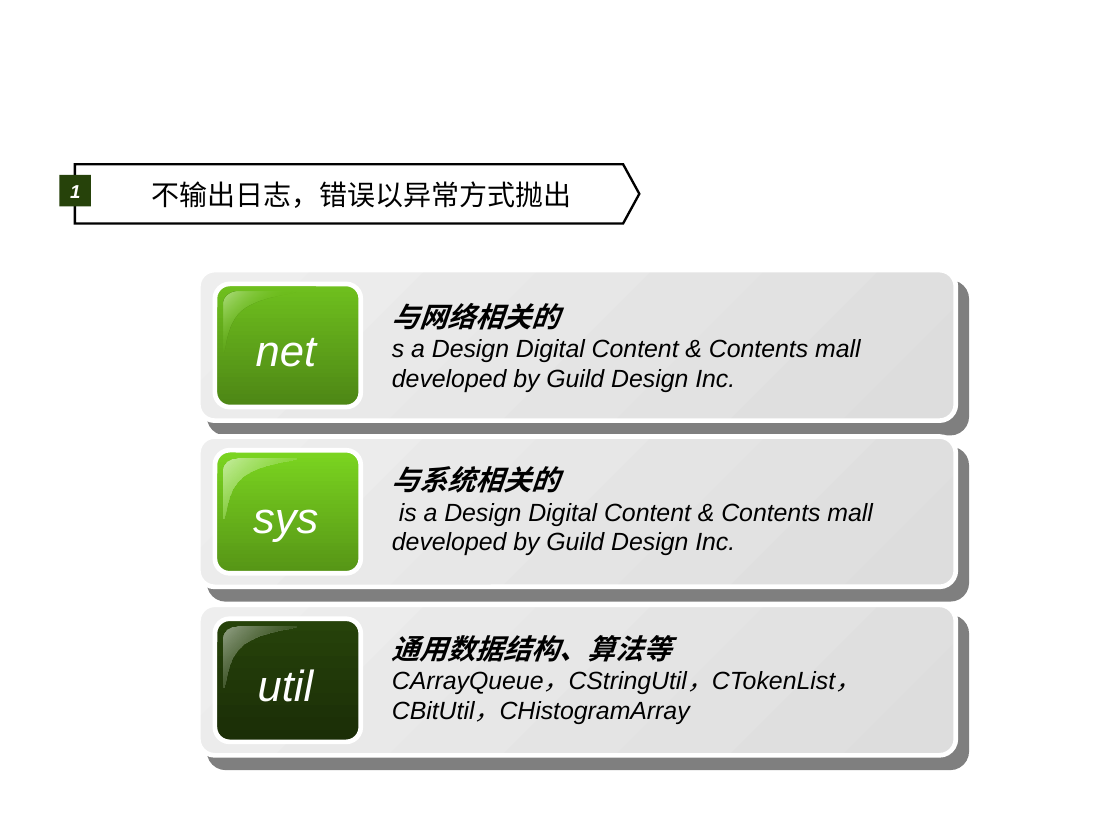
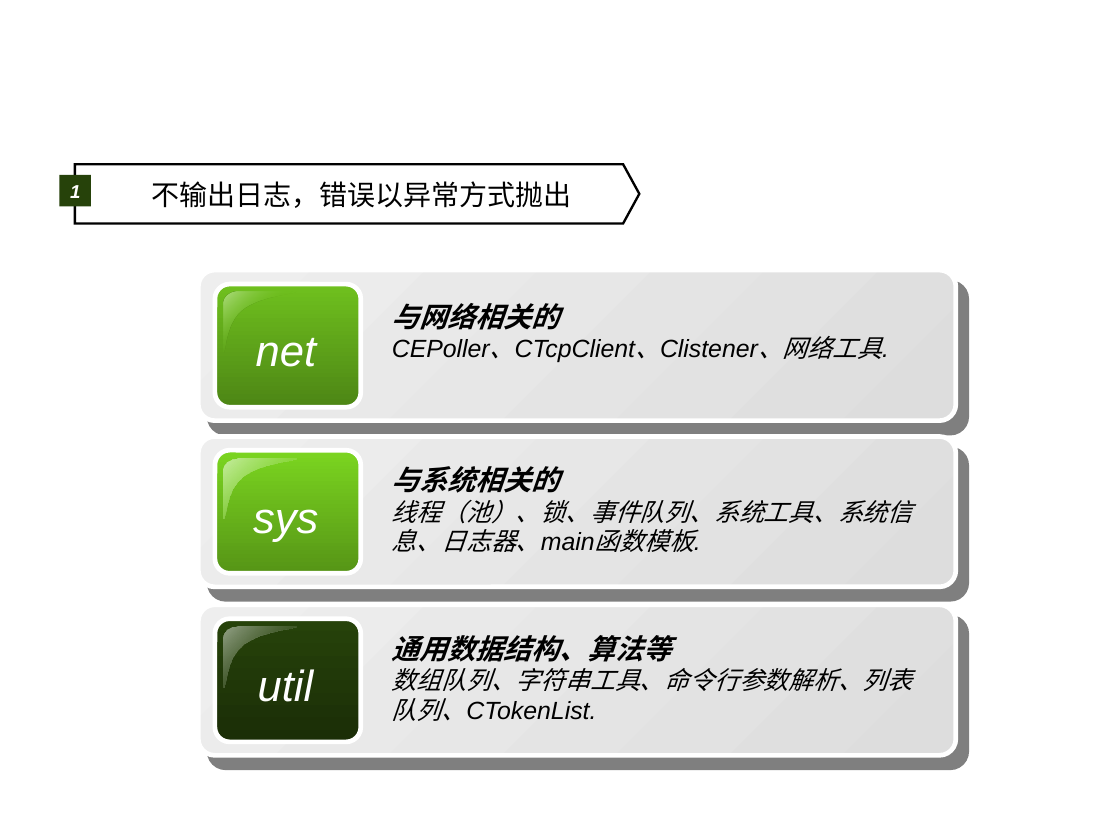
Before and after one commit to shtzr840329/mooon, a slide deck: slide 7 of distributed_platform/docs/mooon.ppt. Drawn at 1120x840 pixels with LibreOffice and Linux fonts; fonts in the diff are those of the drawing; background and template pictures are left out. Boxes give left, top, right and bottom in pixels: in the first picture for what was removed or moved away, otherwise in the second. Text is boxed around its words. In the diff, an @@ line names an element or a change of style, - is before the commit and + after.

```diff
--- a/distributed_platform/docs/mooon.ppt
+++ b/distributed_platform/docs/mooon.ppt
@@ text at (392,336,882,362): text changed @@
-s a Design Digital Content & Contents mall developed by Guild Design Inc.
+CEPoller、CTcpClient、Clistener、网络工具.
@@ text at (392,500,913,552): text changed @@
-is a Design Digital Content & Contents mall developed by Guild Design Inc.
+线程（池）、锁、事件队列、系统工具、系统信息、日志器、main函数模板.
@@ text at (392,668,913,721): text changed @@
-CArrayQueue，CStringUtil，CTokenList，CBitUtil，CHistogramArray
+数组队列、字符串工具、命令行参数解析、列表队列、CTokenList.
```
Also in this commit, not shown: 5 other slides changed, 5 slides added.
